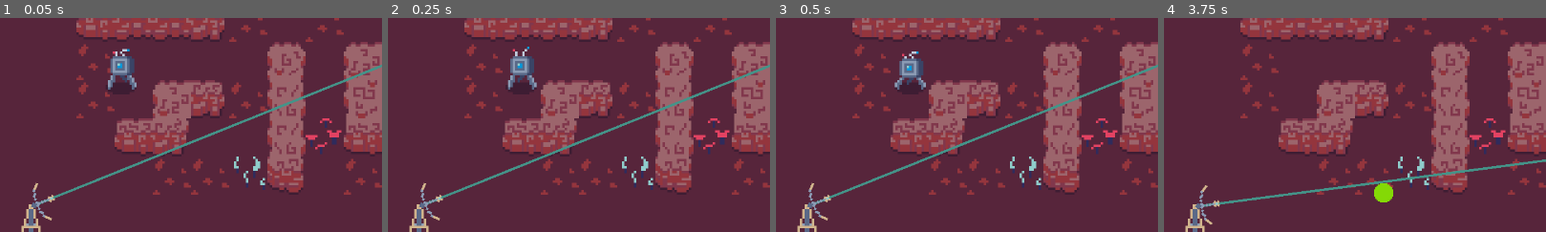
Above: before the commit, frames 1-4 (left to right).
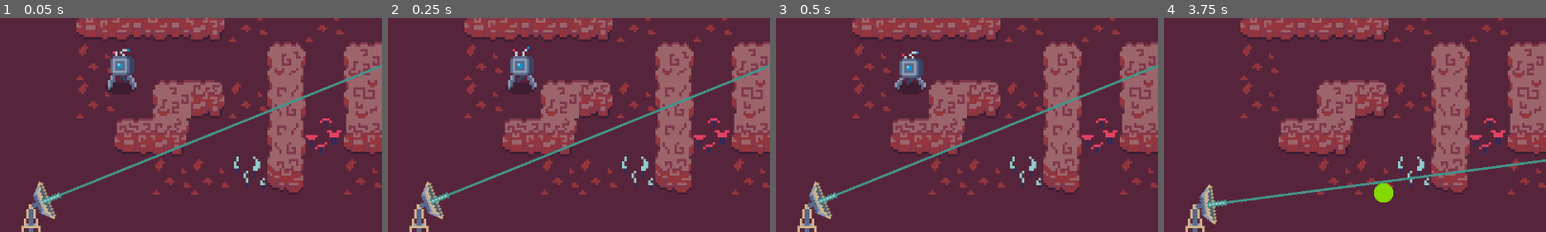
Above: after the commit, the same moments.

Repository: YannVeld/LD59
Game: Godot game, scene res://main_scene.tscn
The game is run twice, just before and just after one commit, with the same random seed, the same clock (stepped at 60 frames per second) and the same inputs.
Inputs (mouse positions are % of the whole screen's width and height, from its top left):
- Up to frame 1 (0.05 s): no input
- Up to frame 2 (0.25 s): no input
- Up to frame 3 (0.5 s): no input
- Up to frame 4 (3.75 s): tap Enter at 0.5 s; move the mouse to (72, 45) at 0.52 s; hold D (move_right) 0.53-1.28 s; move the mouse to (30, 55) at 1.27 s; hold Down (move_down) 1.28-2.03 s; move the mouse to (60, 28) at 2.02 s; hold D (move_right) 2.03-2.78 s; move the mouse to (45, 70) at 2.77 s; hold Up (move_up) 2.78-3.53 s; move the mouse to (80, 65) at 3.52 s; hold A (move_left) from 3.53 s (still down)
The pictures show only the part of the screen within x 0-50%, y 39-89%; the shares and areas given below are measured in that part.

The runs differ from the first frame. In frame 1, 0.7% of the frame differs, in the area x 8-17%, y 76-95%; in frame 2, 0.7%; in frame 3, 0.7%; in frame 4, 0.6%.

Commit message:
New radiotower dish sprite

Diff:
--- a/main_scene.tscn
+++ b/main_scene.tscn
@@ -8,7 +8,7 @@
 [ext_resource type="Texture2D" uid="uid://blh22dv3vlfra" path="res://Sprites/Radiotower.png" id="7_66tet"]
 [ext_resource type="Script" uid="uid://cjplv6ag6cgk3" path="res://Scripts/aim_guide.gd" id="7_nfk4m"]
 [ext_resource type="Script" uid="uid://nmem2o8mu50w" path="res://Scripts/transmitter.gd" id="8_7ycvg"]
-[ext_resource type="Texture2D" uid="uid://cu8g0c08nsjog" path="res://Sprites/TowerDish.png" id="8_wr18j"]
+[ext_resource type="Texture2D" uid="uid://bt53fojy52l78" path="res://Sprites/TowerDish3.png" id="9_qwutr"]
 [ext_resource type="Script" uid="uid://cl46k24n6f784" path="res://Scripts/tower_dish.gd" id="9_wr18j"]
 
 [sub_resource type="TileSetAtlasSource" id="TileSetAtlasSource_hq1ik"]
@@ -1312,7 +1312,7 @@
 
 [node name="DishSprite" type="Sprite2D" parent="Transmitter" unique_id=2109981275]
 position = Vector2(0, -7)
-texture = ExtResource("8_wr18j")
+texture = ExtResource("9_qwutr")
 offset = Vector2(4, -4)
 script = ExtResource("9_wr18j")
 
Binary file added: Sprites/TowerDish2.png
Not shown, added: Sprites/TowerDish2.png.import
Binary file added: Sprites/TowerDish3.png
Not shown, added: Sprites/TowerDish3.png.import
